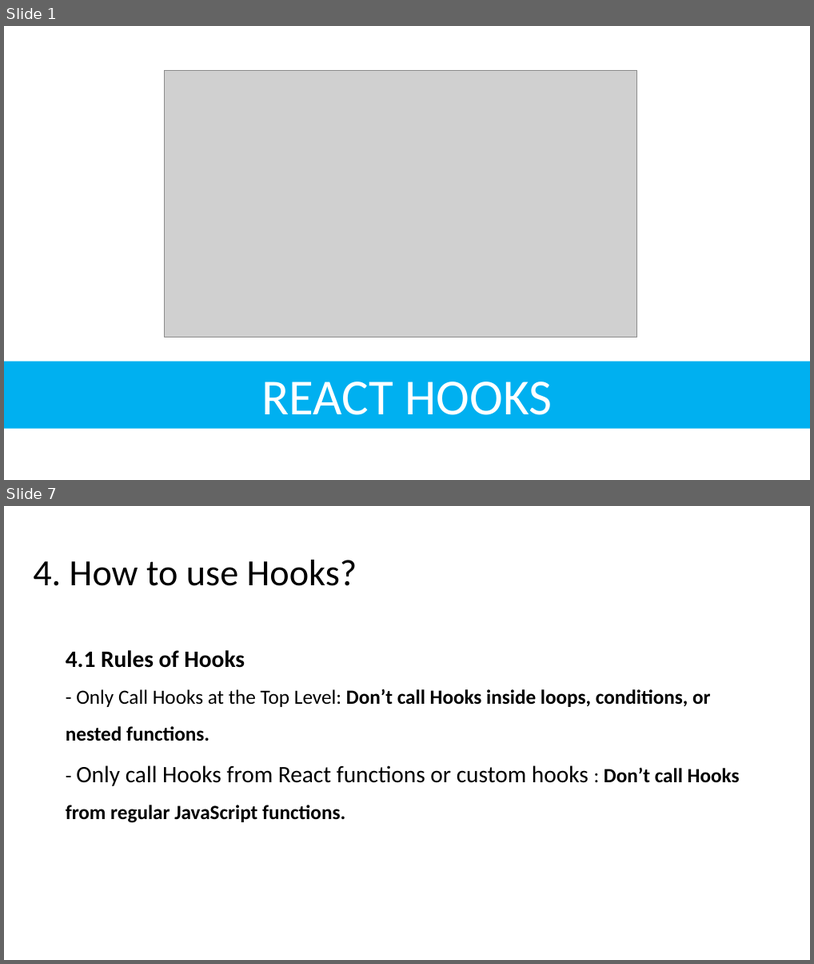
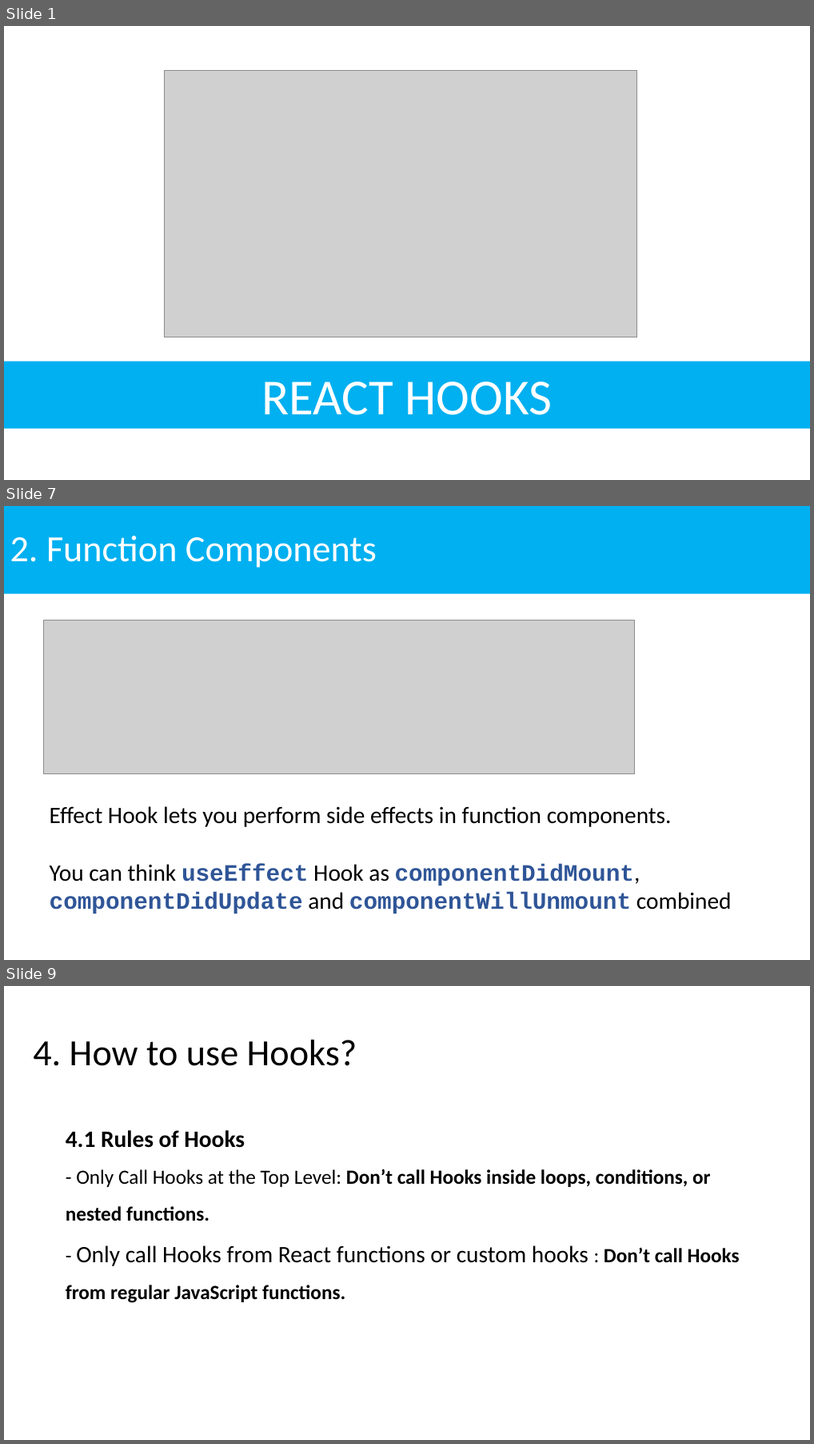
Before and after one commit to NhanHoang8195/react-hook-demo, a slide deck: ReactHooks.pptx. Shown one above the other, each under a label of ours: slides 1 and 7 before the commit, slides 1, 7 and 9 after it; the slides between them are not shown. The pictures are 814x964 and 814x1444 pixels, drawn with LibreOffice and Linux fonts; fonts in the diff are those of the drawing; grey boxes stand for pictures. Boxes give left, top, right and bottom in pixels: in the first picture for what was removed or moved away, otherwise in the second. Text is boxed around its words. In the diff, an @@ line names an element or a change of style, - is before the commit and + after.

```diff
--- a/ReactHooks.pptx
+++ b/ReactHooks.pptx
@@ slide 7 added at [4,506,810,960], background #FFFFFF @@
@@ title added at [4,506,810,594], fill #00B0F0, 44 pt, text #FFFFFF @@
+2. Function Components
@@ picture added at [43,620,635,774] @@
@@ text added at [50,806,672,827], 28 pt, text #000000 @@
+Effect Hook lets you perform side effects in function components.
@@ text added at [50,864,732,913], 28 pt, text #2F5597, bold @@
+You can think useEffect Hook as componentDidMount,
+componentDidUpdate and componentWillUnmount combined
@@ what was slide 7 is now slide 9 @@
```
Also in this commit, not shown: 4 slides changed, 2 other slides added, 1 slide removed, 3 other files.
